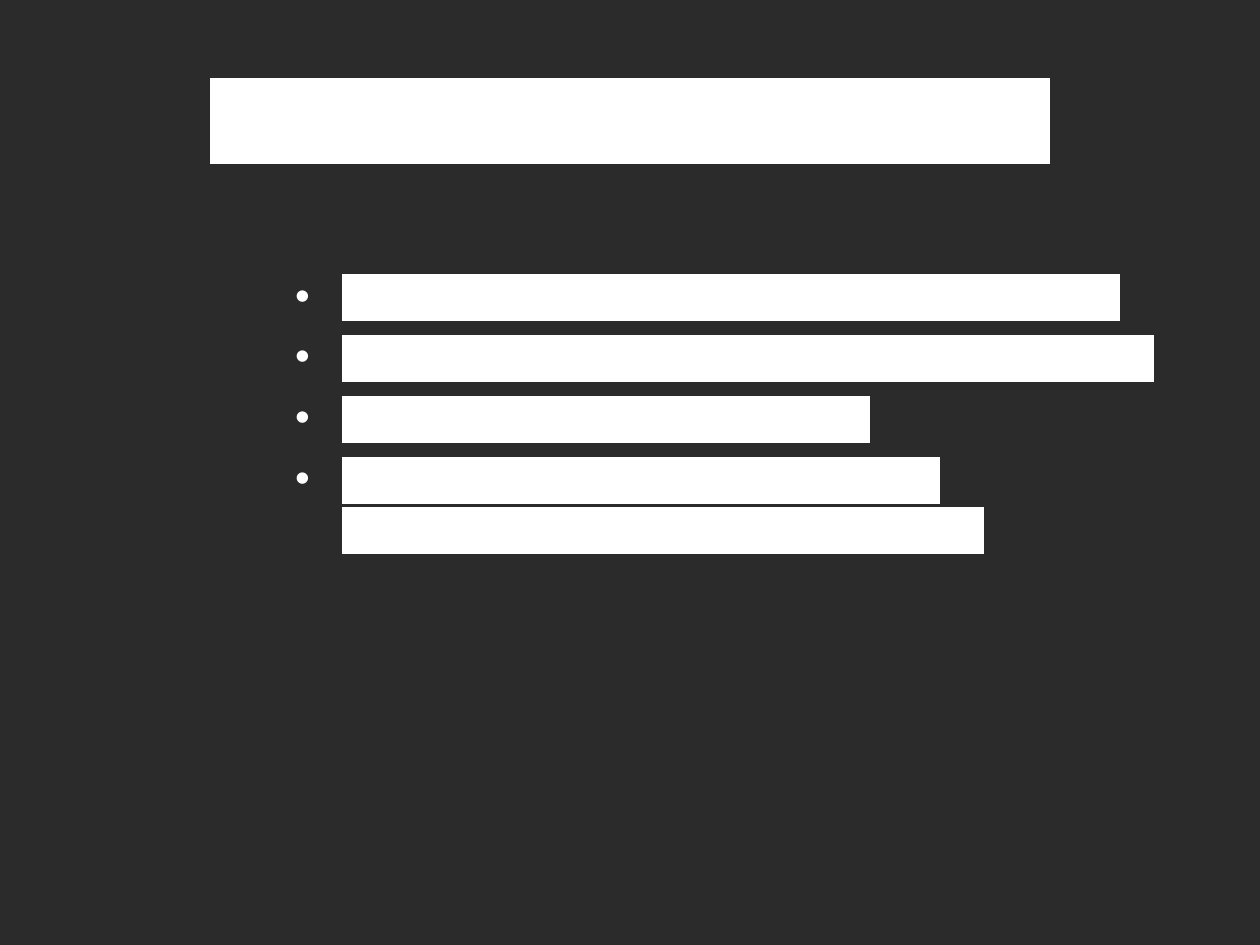
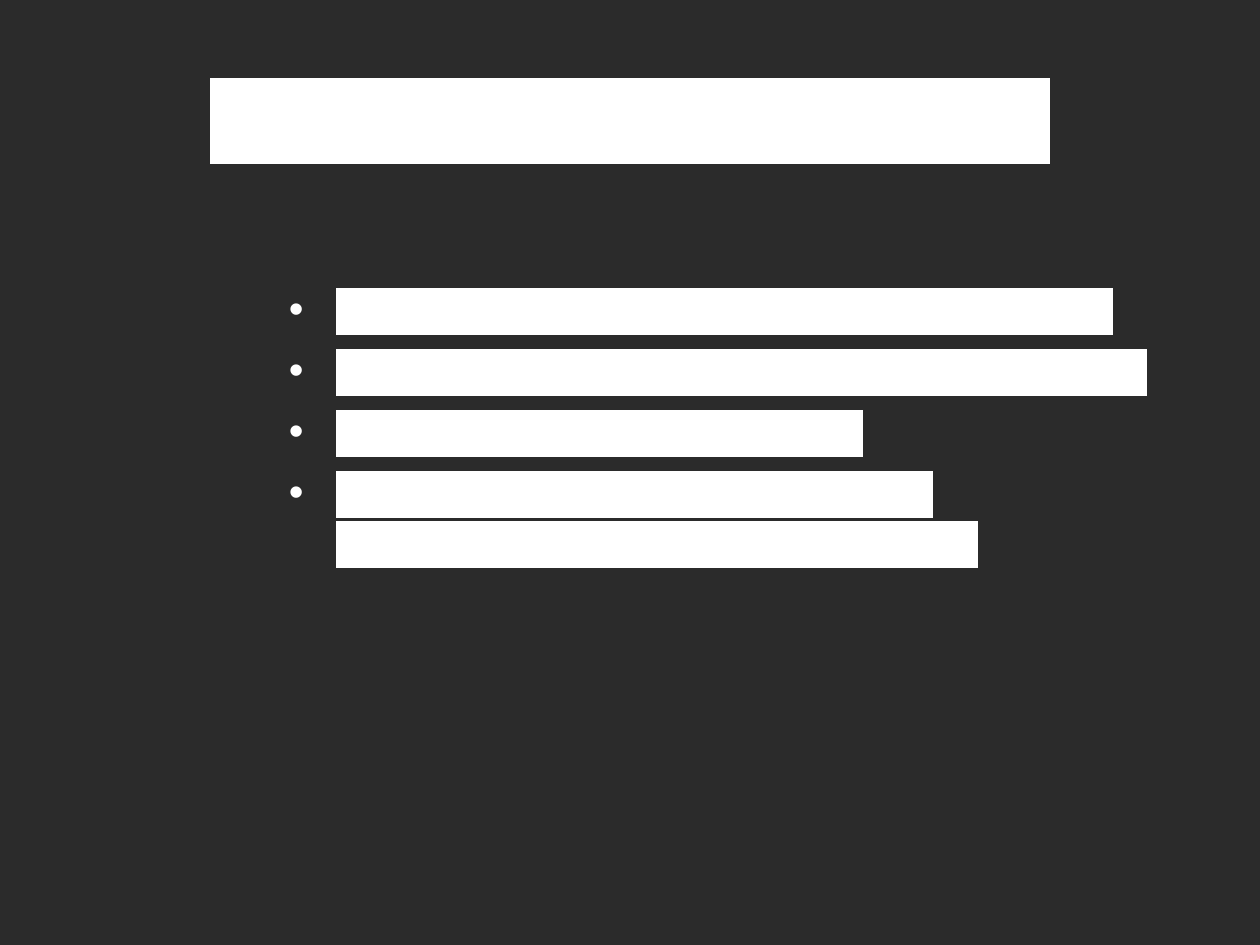
Before and after one commit to vilgefortz/fcl, a slide deck: slide 8 of doc/seminarium/prezentacja_seminarium.odp (slide 9 before the commit). Drawn at 1260x945 pixels with LibreOffice and Linux fonts; fonts in the diff are those of the drawing; background and template pictures are left out; a plain dark background stands for a picture behind light text. Boxes give left, top, right and bottom in pixels: in the first picture for what was removed or moved away, otherwise in the second. Text is boxed around its words. In the diff, an @@ line names an element or a change of style, - is before the commit and + after.

```diff
--- a/doc/seminarium/prezentacja_seminarium.odp
+++ b/doc/seminarium/prezentacja_seminarium.odp
@@ text "Jest to język implementacji logiki ..." moved from (x1=342, y1=274, x2=1154, y2=554) to (x1=336, y1=288, x2=1147, y2=568) @@
```
Also in this commit, not shown: 12 other slides changed, 3 slides added, 3 slides removed, 5 other files.
